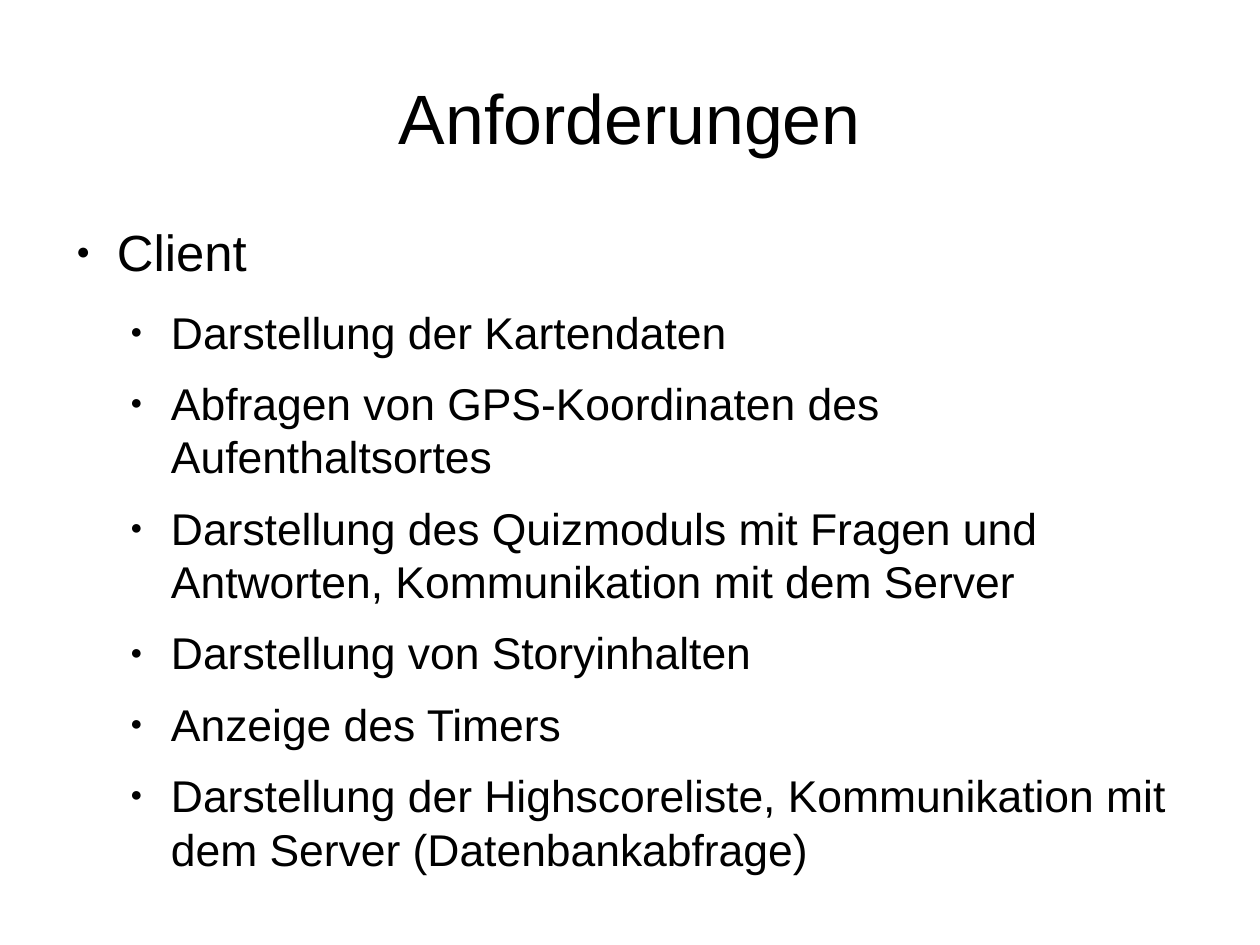
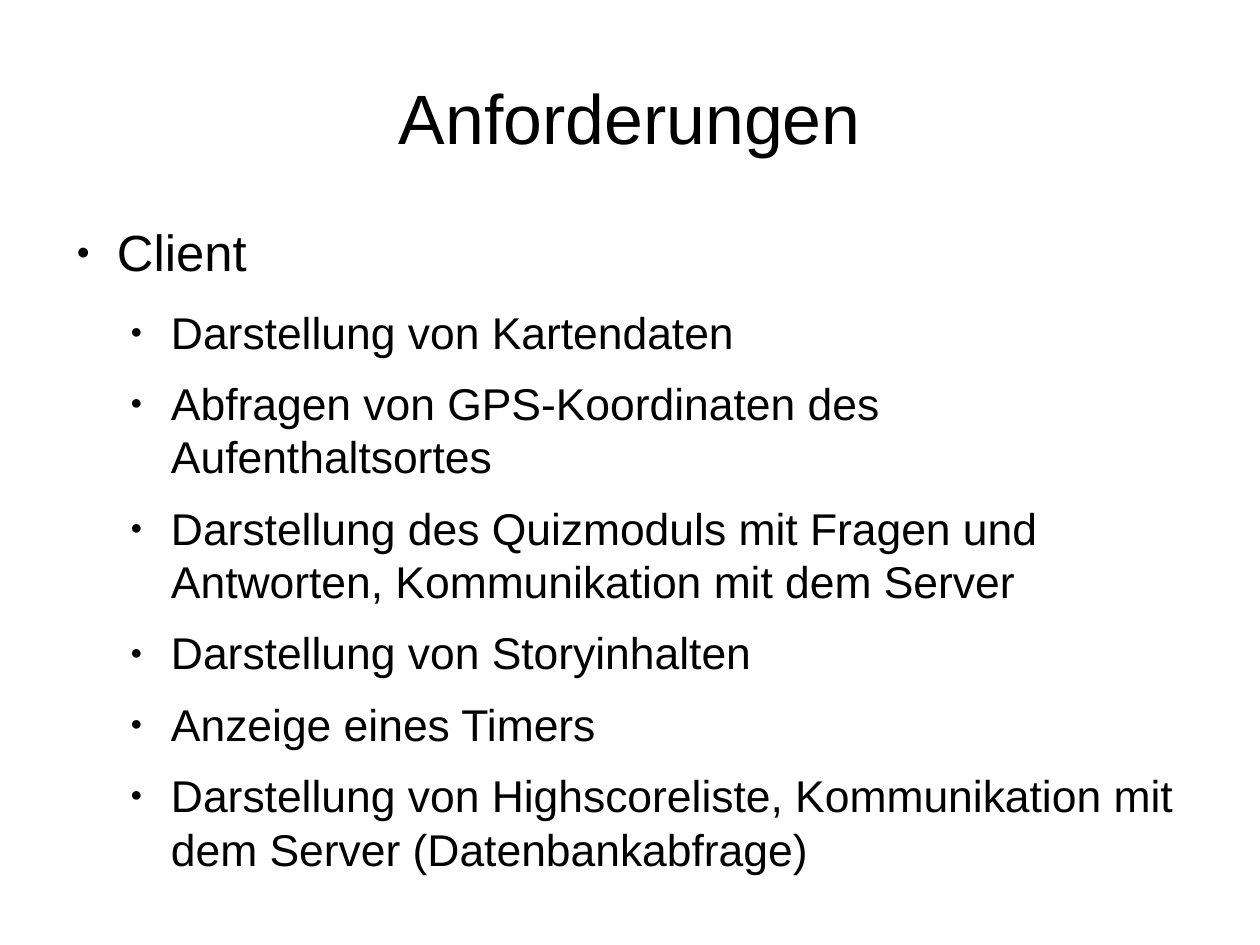
Before and after one commit to Institute-Web-Science-and-Technologies/GeoVisualization, a slide deck: slide 5 of Praesentation.odp. Drawn at 1260x945 pixels with LibreOffice and Linux fonts; fonts in the diff are those of the drawing. Boxes give left, top, right and bottom in pixels: in the first picture for what was removed or moved away, otherwise in the second. Text is boxed around its words. In the diff, an @@ line names an element or a change of style, - is before the commit and + after.

```diff
--- a/Praesentation.odp
+++ b/Praesentation.odp
@@ text at box(171, 316, 734, 358): text changed @@
-  ● Darstellung der Kartendaten
+  ● Darstellung von Kartendaten
@@ text at box(171, 708, 1173, 875): text changed @@
-  ● Anzeige des Timers
-  ● Darstellung der Highscoreliste, Kommunikation mit dem Server (Datenbankabfrage)
+  ● Anzeige eines Timers
+  ● Darstellung von Highscoreliste, Kommunikation mit dem Server (Datenbankabfrage)
```
Also in this commit, not shown: 6 other slides changed, 1 slide added, 1 slide removed.
